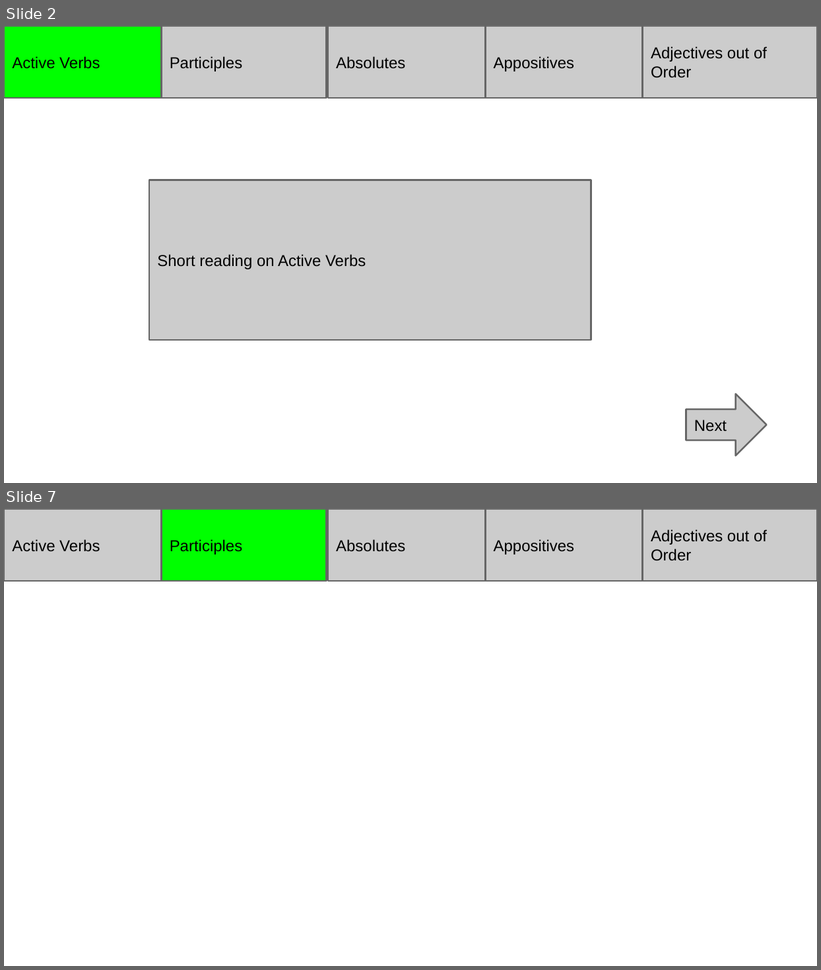
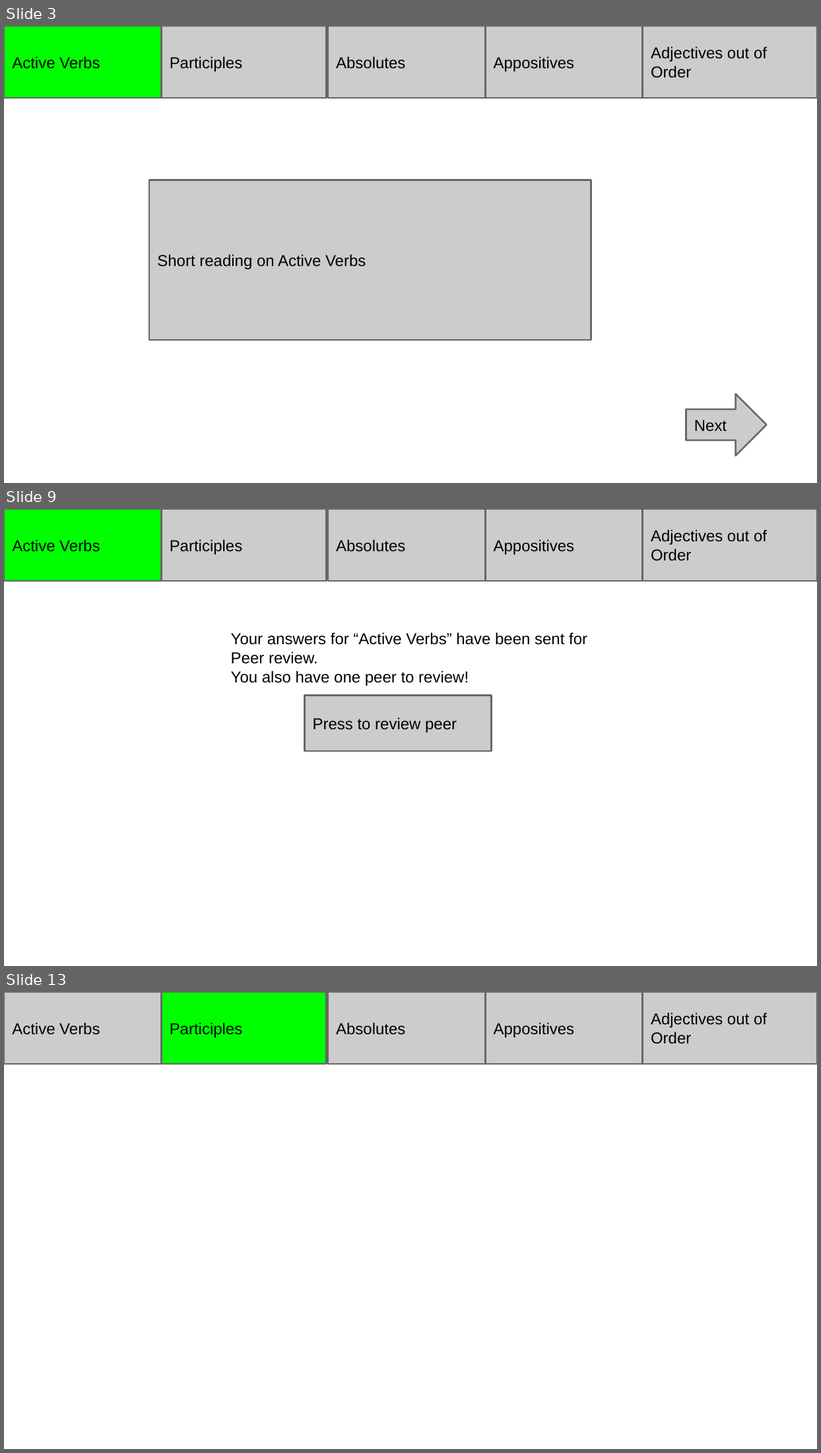
Before and after one commit to nealyoung/GrammarBrushstrokes, a slide deck: Mock-Up 1.pptx. Shown one above the other, each under a label of ours: slides 2 and 7 before the commit, slides 3, 9 and 13 after it; the slides between them are not shown. The pictures are 821x970 and 821x1453 pixels, drawn with LibreOffice and Linux fonts; fonts in the diff are those of the drawing. Boxes give left, top, right and bottom in pixels: in the first picture for what was removed or moved away, otherwise in the second. Text is boxed around its words. In the diff, an @@ line names an element or a change of style, - is before the commit and + after.

```diff
--- a/Mock-Up 1.pptx
+++ b/Mock-Up 1.pptx
@@ slide 9 added at (4, 509, 817, 966), background #FFFFFF @@
@@ rectangle added at (4, 509, 162, 582), fill #00FF00, outline #666666 1.5 pt, 14 pt, text #000000 @@
+Active Verbs
@@ rectangle added at (162, 509, 327, 582), fill #CCCCCC, outline #666666 1.5 pt, 14 pt, text #000000 @@
+Participles
@@ rectangle added at (327, 509, 485, 582), fill #CCCCCC, outline #666666 1.5 pt, 14 pt, text #000000 @@
+Absolutes
@@ rectangle added at (485, 509, 643, 582), fill #CCCCCC, outline #666666 1.5 pt, 14 pt, text #000000 @@
+Appositives
@@ rectangle added at (643, 509, 817, 582), fill #CCCCCC, outline #666666 1.5 pt, 14 pt, text #000000 @@
+Adjectives out of Order
@@ text added at (231, 632, 587, 686), 14 pt, text #000000 @@
+Your answers for “Active Verbs” have been sent for Peer review.
+You also have one peer to review!
@@ rectangle added at (305, 695, 492, 751), fill #CCCCCC, outline #666666 1.5 pt, 14 pt, text #000000 @@
+Press to review peer
@@ what was slide 2 is now slide 3 @@
@@ what was slide 7 is now slide 13 @@
```
Also in this commit, not shown: 5 slides changed, 5 other slides added.
